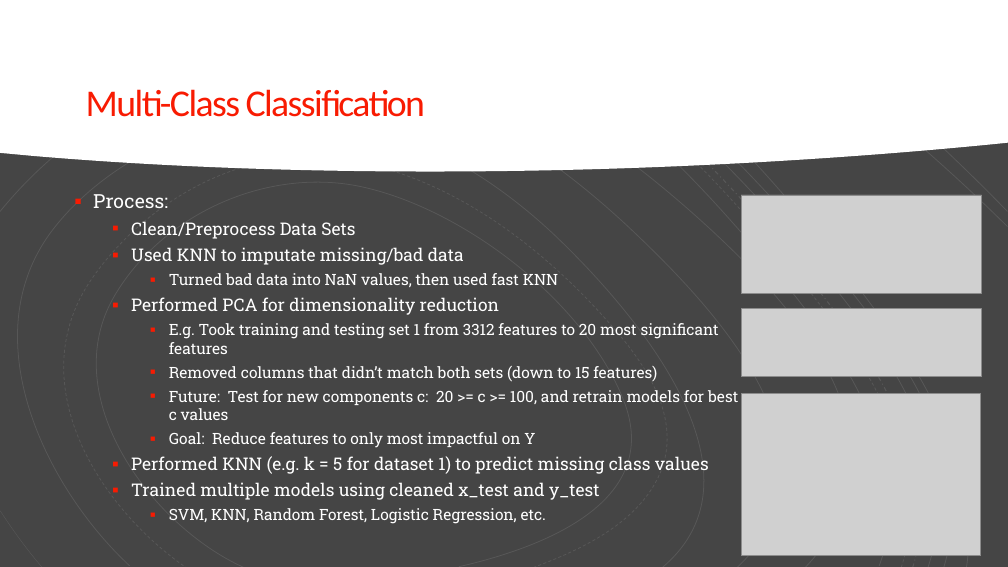
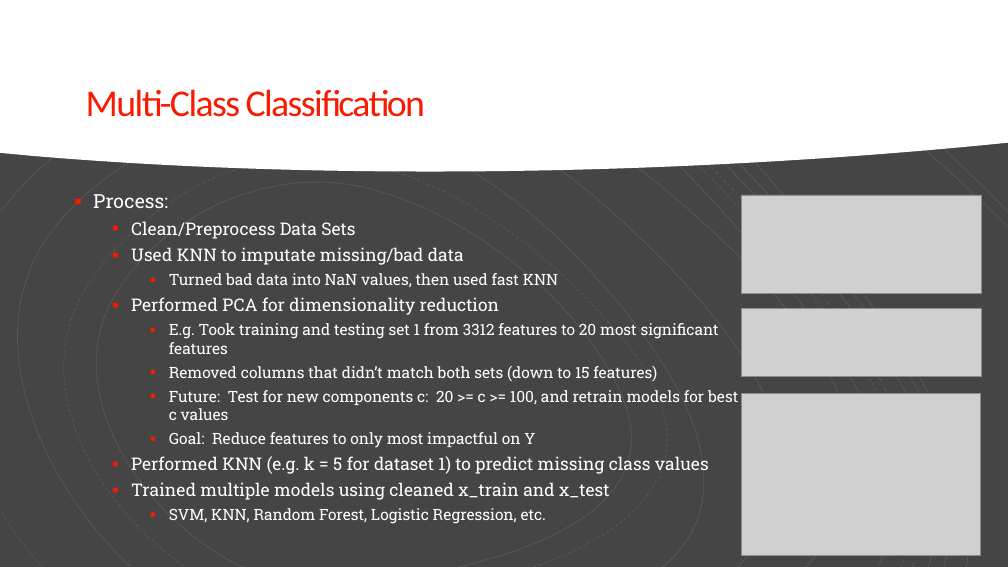
Before and after one commit to bnonni/Python, a slide deck: slide 2 of Machine_Learning/Project/ML_Project_Pres.pptx. Drawn at 1008x567 pixels with LibreOffice and Linux fonts; fonts in the diff are those of the drawing; grey boxes stand for pictures. Boxes give left, top, right and bottom in pixels: in the first picture for what was removed or moved away, otherwise in the second. Text is boxed around its words. In the diff, an @@ line names an element or a change of style, - is before the commit and + after.

Commit message:
Powerpoint updated with p1 slide

```diff
--- a/Machine_Learning/Project/ML_Project_Pres.pptx
+++ b/Machine_Learning/Project/ML_Project_Pres.pptx
@@ text at box(131, 482, 610, 500): text changed @@
-  ▪ Trained multiple models using cleaned x_test and y_test
+  ▪ Trained multiple models using cleaned x_train and x_test
```
